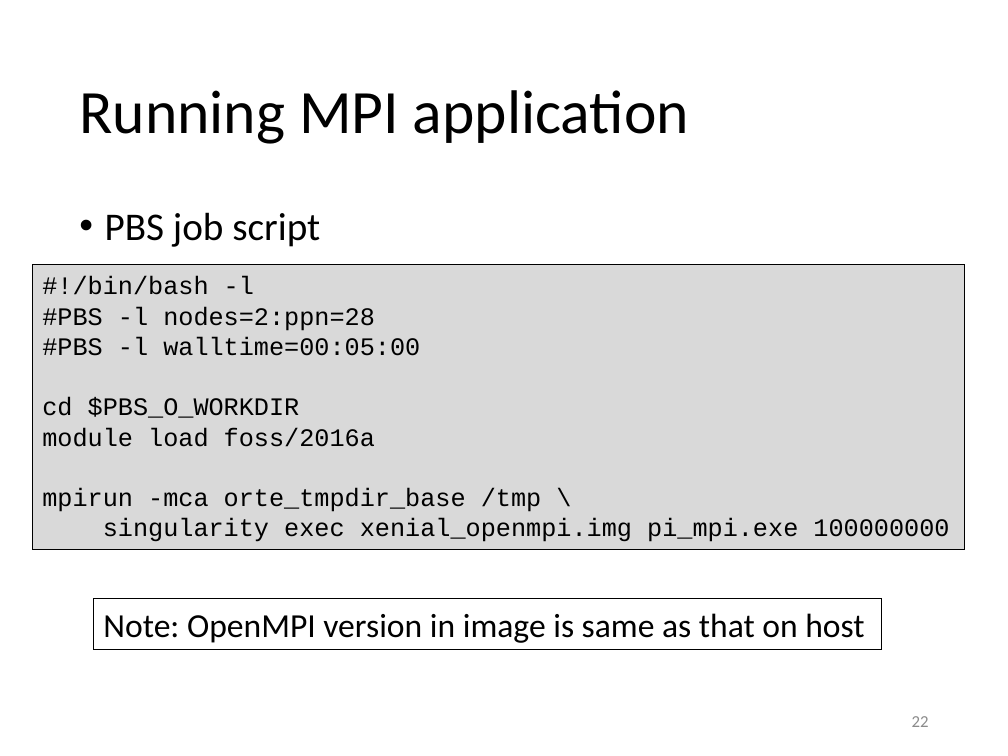
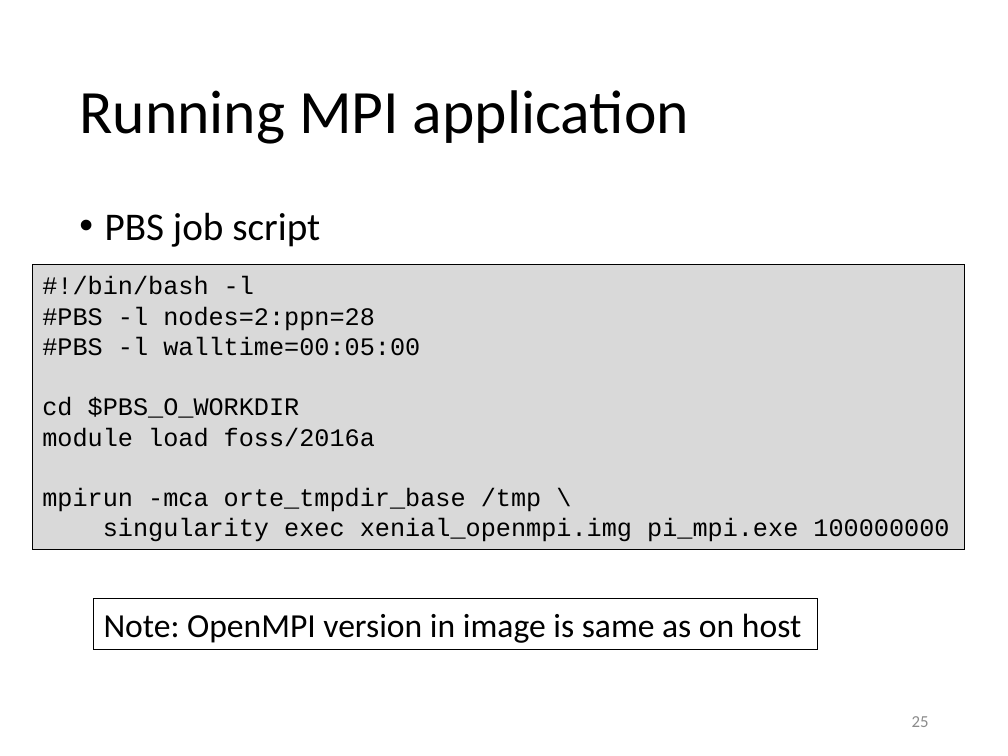
Before and after one commit to gjbex/training-material, a slide deck: slide 25 of Virtualization/singularity.pptx (slide 22 before the commit). Drawn at 1008x756 pixels with LibreOffice and Linux fonts; fonts in the diff are those of the drawing. Boxes give left, top, right and bottom in pixels: in the first picture for what was removed or moved away, otherwise in the second. Text is boxed around its words. In the diff, an @@ line names an element or a change of style, - is before the commit and + after.

Commit message:
Added OpenMP example

```diff
--- a/Virtualization/singularity.pptx
+++ b/Virtualization/singularity.pptx
@@ rectangle "Note: OpenMPI version in image ...": place and size @@
-rectangle "Note: OpenMPI version in image ..." at box(94, 599, 882, 649)
+rectangle "Note: OpenMPI version in image ..." at box(94, 599, 818, 649)
@@ text in rectangle at box(104, 613, 801, 643): text changed @@
-Note: OpenMPI version in image is same as that on host
+Note: OpenMPI version in image is same as on host
@@ page number at box(912, 716, 929, 727): text changed @@
-22
+25
```
Also in this commit, not shown: 3 slides added.
